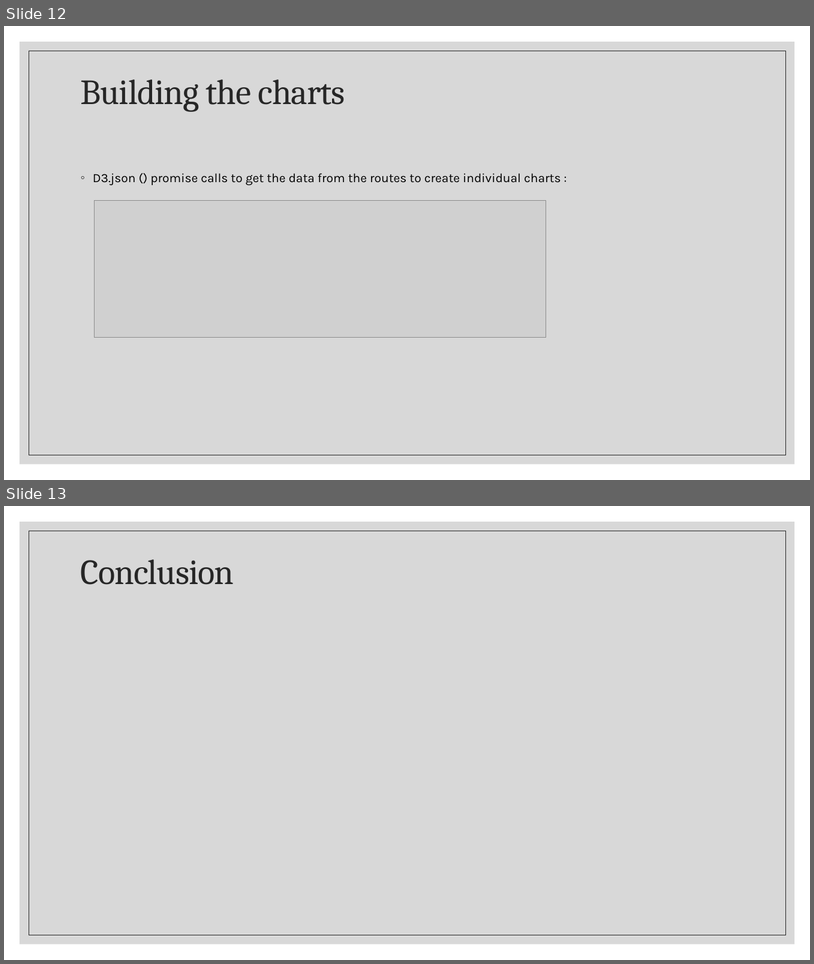
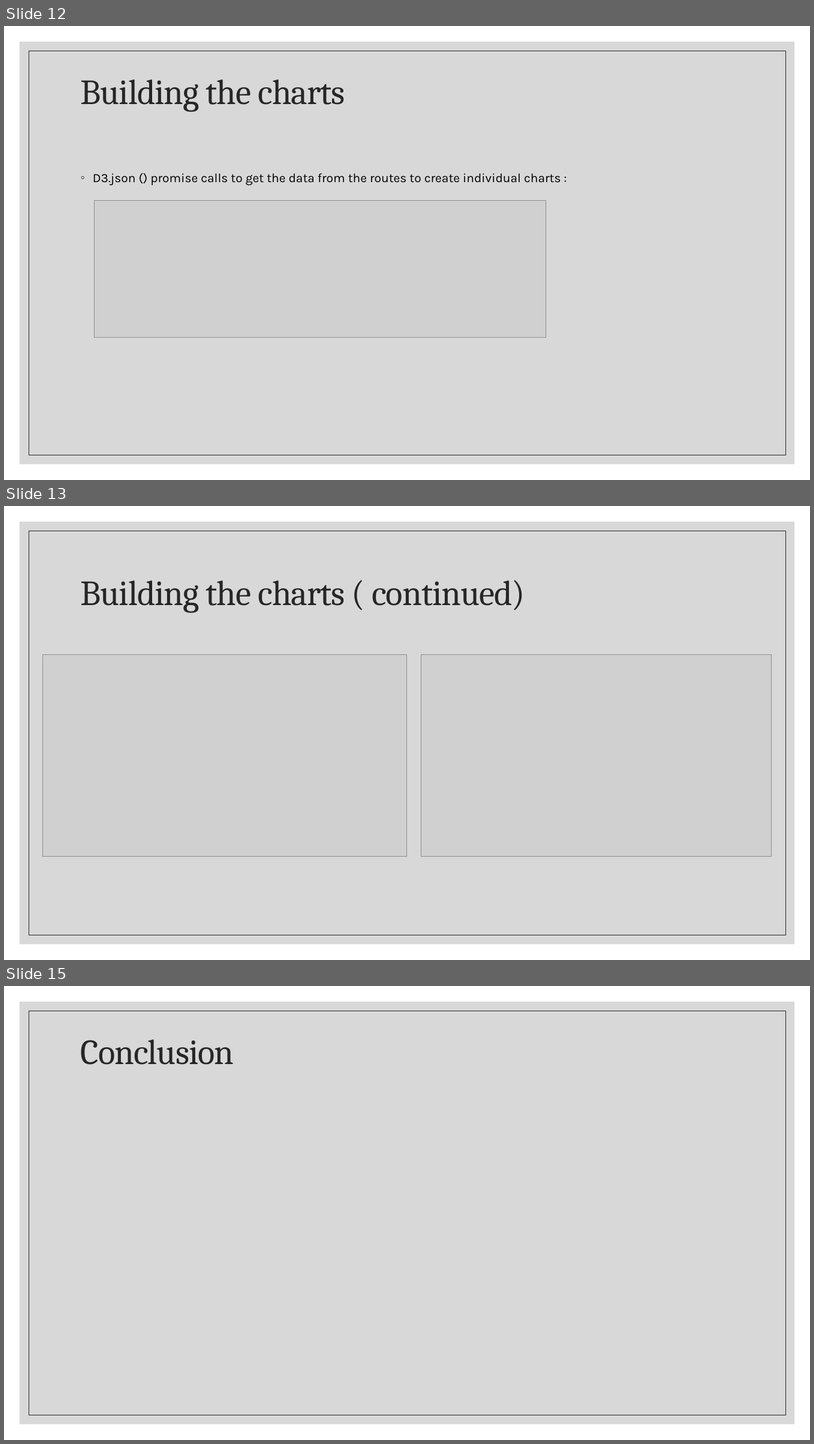
Before and after one commit to alexisperumal/covid-19, a slide deck: Presentation/Project 1 Presentation.pptx. Shown one above the other, each under a label of ours: slides 12 and 13 before the commit, slides 12, 13 and 15 after it; the slides between them are not shown. The pictures are 814x964 and 814x1444 pixels, drawn with LibreOffice and Linux fonts; fonts in the diff are those of the drawing; grey boxes stand for pictures. Boxes give left, top, right and bottom in pixels: in the first picture for what was removed or moved away, otherwise in the second. Text is boxed around its words. In the diff, an @@ line names an element or a change of style, - is before the commit and + after.

```diff
--- a/Presentation/Project 1 Presentation.pptx
+++ b/Presentation/Project 1 Presentation.pptx
@@ slide 13 added at box(4, 506, 810, 960), background #FFFFFF; not listed: 2 template elements that a slide beside it also shows @@
@@ title added at box(81, 580, 525, 613), 42 pt, text #262626 @@
+Building the charts ( continued)
@@ picture added at box(43, 654, 407, 856) @@
@@ picture added at box(422, 654, 771, 856) @@
@@ what was slide 13 is now slide 15 @@
```
Also in this commit, not shown: 1 slide changed, 1 other slide added.
